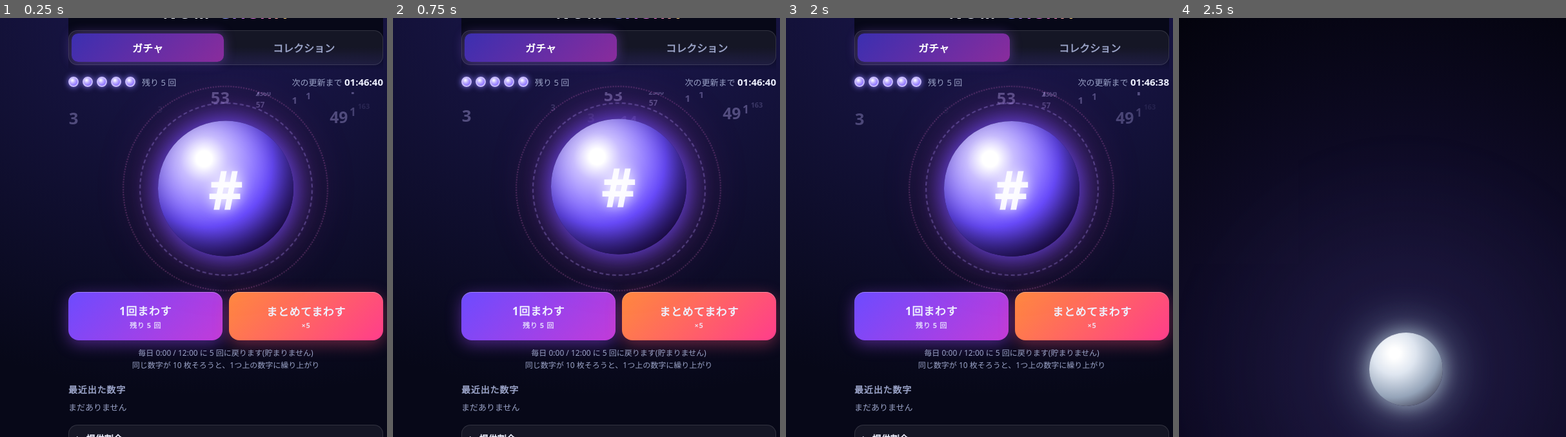
Above: before the commit, frames 1-4 (left to right).
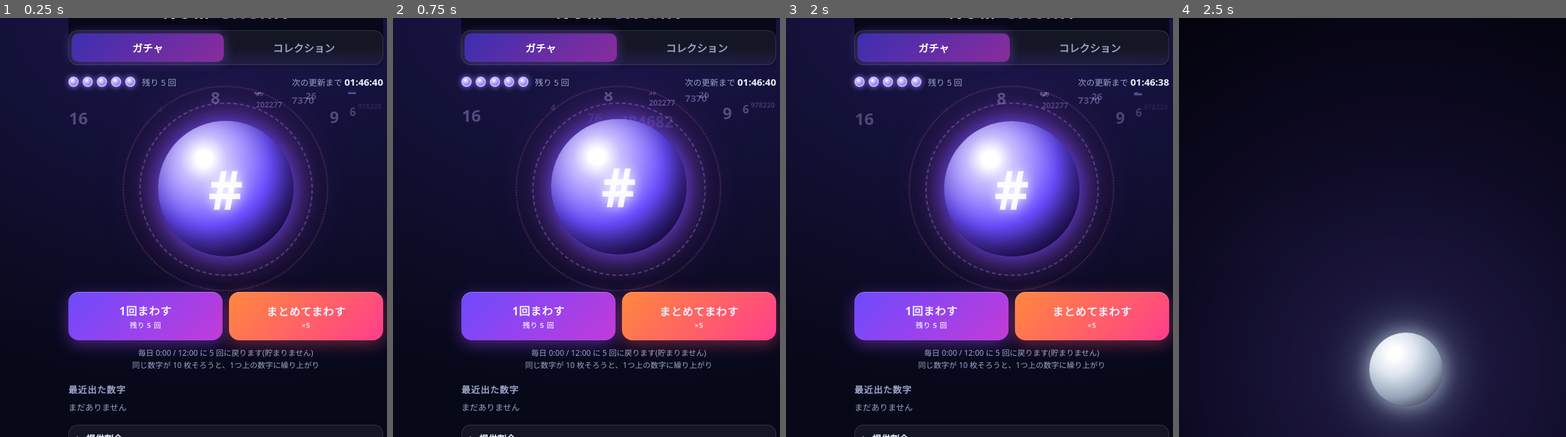
Above: after the commit, the same moments.

Repository: fuga296/mini-games
Game: browser game, page num-gacha/index.html
Two runs of this game, one before a commit and one after it. Both use one fixed random seed, a clock stepped at 60 frames per second and the inputs below.
Inputs:
- Up to frame 1 (0.25 s): no input
- Up to frame 2 (0.75 s): no input
- Up to frame 3 (2 s): click "コレクション" at 1.27 s; click "C 1桁 1 〜 9 0 / 9 ▶" at 1.77 s; click "ガチャ" at 1.87 s
- Up to frame 4 (2.5 s): click "1回まわす 残り 5 回" at 2.47 s
The pictures show only the part of the screen within x 21-71%, y 3-53%; the shares and areas given below are measured in that part.

The runs differ from the first frame. In frame 1, 0.3% of the frame differs, in the area x 18-92%, y 17-26%; in frame 2, 0.4%, in the area x 18-99%, y 17-27%; in frame 3, 0.3%; in frame 4, nothing differs.

Commit message:
NUM GACHA: 分布を「桁が1つ上がるごとに一定倍」に変更
- 桁(段)を等比 0.55 で選び、同じ桁の中は等確率。最大値は16桁の上の17段目
- 設定を alpha から digitRatio に変更し、設計メモ・README・シミュレーションを更新

Co-Authored-By: Claude Sonnet 5.5 <noreply@anthropic.com>
Claude-Session: https://claude.ai/code/session_01NcnvEcHiixNCvXQiHgSroE

Diff:
--- a/num-gacha/logic.js
+++ b/num-gacha/logic.js
@@ -14,11 +14,10 @@
 
   /* ===================== 設定 (ここを変えれば調整できる) ===================== */
   var CONFIG = {
-    // 分布の形: P(X >= n) = n^(-alpha)。小さいほど大きい数字が出やすい。
-    // 0.28 → 最大値 1/29,400 回。10回/日で平均約8年に1回 (DESIGN.md)
-    alpha: 0.28,
-    // 上限を超えた抽選の扱い: 'clamp' = 最大値に張り付く / 'reroll' = 引き直し
-    overflow: 'clamp',
+    // 桁が1つ上がるごとに、その桁が出る確率が何倍になるか (0 < 比 < 1)。
+    // 1桁→2桁→…→16桁→最大値 の17段が等比で並ぶ。同じ桁の中の数字は同じ確率。
+    // 0.55 → 最大値は約 1/31,000 回。10回/日で平均約8.5年に1回 (DESIGN.md)
+    digitRatio: 0.55,
     // 1回の更新で回せる回数 (貯めない)
     pullsPerRefresh: 5,
     // 更新間隔 (時間)。24 の約数を想定。端末の現地時刻 0:00 起点で区切る
@@ -64,37 +63,41 @@
   }
 
   /* ===================== 確率 ===================== */
-  /** P(X >= n) (n >= 1) */
-  function tail(n, cfg) {
-    cfg = cfg || CONFIG;
-    if (n <= 1) return 1;
-    if (n > MAX) return 0;
-    var p = Math.pow(n, -cfg.alpha);
-    if (cfg.overflow === 'reroll') {
-      var pm = Math.pow(MAX + 1, -cfg.alpha); // 上限超え分を除いて正規化
-      return (p - pm) / (1 - pm);
-    }
-    return p; // clamp: 上限超えはすべて MAX に乗るので tail(MAX) = MAX^-alpha
-  }
+  // 段 k = 1..16 は k 桁 (16桁は最大値を除く)、段 17 = 最大値だけ。
+  var TIERS = 17;
+  function tierSize(k) {
+    if (k === 17) return 1;
+    var lo = pow10(k - 1), hi = k === 16 ? MAX - 1 : pow10(k) - 1;
+    return hi - lo + 1;
+  }
+  function tierWeights(cfg) {
+    var w = [], sum = 0;
+    for (var k = 1; k <= TIERS; k++) { var x = Math.pow(cfg.digitRatio, k - 1); w.push(x); sum += x; }
+    return { w: w, sum: sum };
+  }
+  /** 段 k に入る確率 (k = 1..17) */
+  function tierProb(k, cfg) {
+    cfg = cfg || CONFIG;
+    var t = tierWeights(cfg);
+    return t.w[k - 1] / t.sum;
+  }
+  function tierOf(n) { return n >= MAX ? 17 : digitsOf(n); }
   /** ちょうど n が出る確率 */
-  function probExact(n, cfg) { return tail(n, cfg) - tail(n + 1, cfg); }
-  /** lo..hi のどれかが出る確率 */
-  function probRange(lo, hi, cfg) { return tail(lo, cfg) - tail(hi + 1, cfg); }
+  function probExact(n, cfg) { return tierProb(tierOf(n), cfg) / tierSize(tierOf(n)); }
+  /** d 桁 (最大値を除く) のどれかが出る確率 */
+  function probDigits(d, cfg) { return tierProb(d, cfg); }
 
   /** レア度ごとの確率表 */
   function rarityTable(cfg) {
     cfg = cfg || CONFIG;
-    var rows = [];
-    var rs = cfg.rarities;
-    var prevMin = 17; // 上の段の minDigits
+    var rows = [], rs = cfg.rarities, upper = 16; // 上の段の最小桁 - 1 まで
     for (var i = 0; i < rs.length; i++) {
       var r = rs[i];
-      if (r.isMax) { rows.push({ rarity: r, lo: MAX, hi: MAX, p: probExact(MAX, cfg) }); continue; }
-      var lo = pow10(r.minDigits - 1);
-      var hi = prevMin >= 17 ? MAX - 1 : pow10(prevMin - 1) - 1;
-      if (prevMin >= 17) hi = MAX - 1; // 最上位帯は最大値を除く
-      rows.push({ rarity: r, lo: lo, hi: hi, p: probRange(lo, hi, cfg) });
-      prevMin = r.minDigits;
+      if (r.isMax) { rows.push({ rarity: r, lo: MAX, hi: MAX, p: tierProb(17, cfg) }); continue; }
+      var p = 0;
+      for (var d = r.minDigits; d <= upper; d++) p += tierProb(d, cfg);
+      rows.push({ rarity: r, lo: pow10(r.minDigits - 1), hi: upper >= 16 ? MAX - 1 : pow10(upper) - 1, p: p });
+      upper = r.minDigits - 1;
     }
     return rows;
   }
@@ -115,20 +118,17 @@
     return (a * 67108864 + b + 1) / 9007199254740992; // (k+1) / 2^53
   }
 
-  /** 1 回抽選して数字を返す。逆関数法: X = floor(U^(-1/alpha)) */
+  /** 1 回抽選して数字を返す。まず段 (桁) を等比の確率で選び、同じ桁の中は一様に選ぶ */
   function drawNumber(cfg, rng) {
     cfg = cfg || CONFIG;
-    for (;;) {
-      var u = randomUnit(rng);
-      var raw = Math.pow(u, -1 / cfg.alpha);
-      if (raw >= MAX) {
-        // floor(raw) >= MAX: clamp なら MAX、reroll なら raw >= MAX+1 のとき引き直し
-        if (cfg.overflow === 'reroll' && raw >= MAX + 1) continue;
-        return MAX;
-      }
-      var n = Math.floor(raw);
-      return n < 1 ? 1 : n;
-    }
+    var t = tierWeights(cfg);
+    var x = randomUnit(rng) * t.sum, k = 1;
+    for (; k < TIERS; k++) { if (x <= t.w[k - 1]) break; x -= t.w[k - 1]; }
+    if (k === 17) return MAX;
+    var lo = pow10(k - 1), size = tierSize(k);
+    var off = Math.ceil(randomUnit(rng) * size) - 1; // 0 .. size-1
+    if (off < 0) off = 0; if (off > size - 1) off = size - 1;
+    return lo + off;
   }
 
   /* ===================== 状態 ===================== */
@@ -248,7 +248,7 @@
   return {
     MAX: MAX, CONFIG: CONFIG,
     digitsOf: digitsOf, pow10: pow10, fmt: fmt, digitRange: digitRange, rarityOf: rarityOf,
-    tail: tail, probExact: probExact, probRange: probRange, rarityTable: rarityTable,
+    tierProb: tierProb, tierSize: tierSize, probExact: probExact, probDigits: probDigits, rarityTable: rarityTable,
     randomUnit: randomUnit, drawNumber: drawNumber,
     newState: newState, periodIndex: periodIndex, nextRefreshAt: nextRefreshAt, refresh: refresh,
     addNumber: addNumber, pull: pull, load: load, save: save,
--- a/num-gacha/tools/simulate.js
+++ b/num-gacha/tools/simulate.js
@@ -1,7 +1,7 @@
 #!/usr/bin/env node
 /*
  * 10年遊んだときの到達状況をモンテカルロで調べる (繰り上がり込み)。
- * 使い方: node num-gacha/tools/simulate.js [人数=2000] [1日の回数=10] [年数=10] [alpha]
+ * 使い方: node num-gacha/tools/simulate.js [人数=2000] [1日の回数=10] [年数=10] [桁ごとの倍率]
  * 実際のゲームと同じ logic.js の drawNumber / addNumber を使う。
  */
 'use strict';
@@ -10,7 +10,7 @@
 var perDay = +process.argv[3] || 10;
 var years = +process.argv[4] || 10;
 var cfg = Object.assign({}, G.CONFIG);
-if (process.argv[5]) cfg.alpha = +process.argv[5];
+if (process.argv[5]) cfg.digitRatio = +process.argv[5];
 
 // 再現性のための軽い PRNG (xorshift32 を2本つないで 53bit に)
 function makeRng(seed) {
@@ -55,7 +55,7 @@
 function median(a) { var s = a.slice().sort(function (x, y) { return x - y; }); return s[Math.floor(s.length / 2)]; }
 function mean(a) { return a.reduce(function (x, y) { return x + y; }, 0) / a.length; }
 
-console.log('alpha=' + cfg.alpha + ' 人数=' + players + ' 1日' + perDay + '回 (年' + pullsPerYear + '回)');
+console.log('桁ごとの倍率=' + cfg.digitRatio + ' 人数=' + players + ' 1日' + perDay + '回 (年' + pullsPerYear + '回)');
 console.log('| 年 | 累計回数 | 種類数(中央値) | 最大桁(中央値) | 16桁到達 | 最大値を引いた | 繰り上がり回数(平均) | 繰り上がりで届いた最大(中央値) |');
 console.log('|---|---|---|---|---|---|---|---|');
 yearStats.forEach(function (ys, idx) {
--- a/num-gacha/ui.js
+++ b/num-gacha/ui.js
@@ -71,8 +71,8 @@
       html += '<tr><td>' + rarityTag(r) + '</td><td>' + range + '</td><td class="r">' + oneIn(row.p) + '</td></tr>';
     });
     t.innerHTML = html;
-    $('ratenote').innerHTML = '1 が出る確率は ' + oneIn(G.probExact(1)) + '、2 は ' + oneIn(G.probExact(2)) + '、10 は ' + oneIn(G.probExact(10)) +
-      '。大きい数字ほど出にくくなります(P(n以上) = n<sup>−' + CFG.alpha + '</sup>)。';
+    $('ratenote').innerHTML = '桁が1つ増えるごとに、その桁が出る確率は約 ' + CFG.digitRatio + ' 倍になります。同じ桁の数字はどれも同じ確率です(1 は ' +
+      oneIn(G.probExact(1)) + '、10 は ' + oneIn(G.probExact(10)) + '、最大値は ' + oneIn(G.probExact(MAX)) + ')。';
   }
 
   // 背景に漂う数字
Not shown, changed: num-gacha/DESIGN.md
